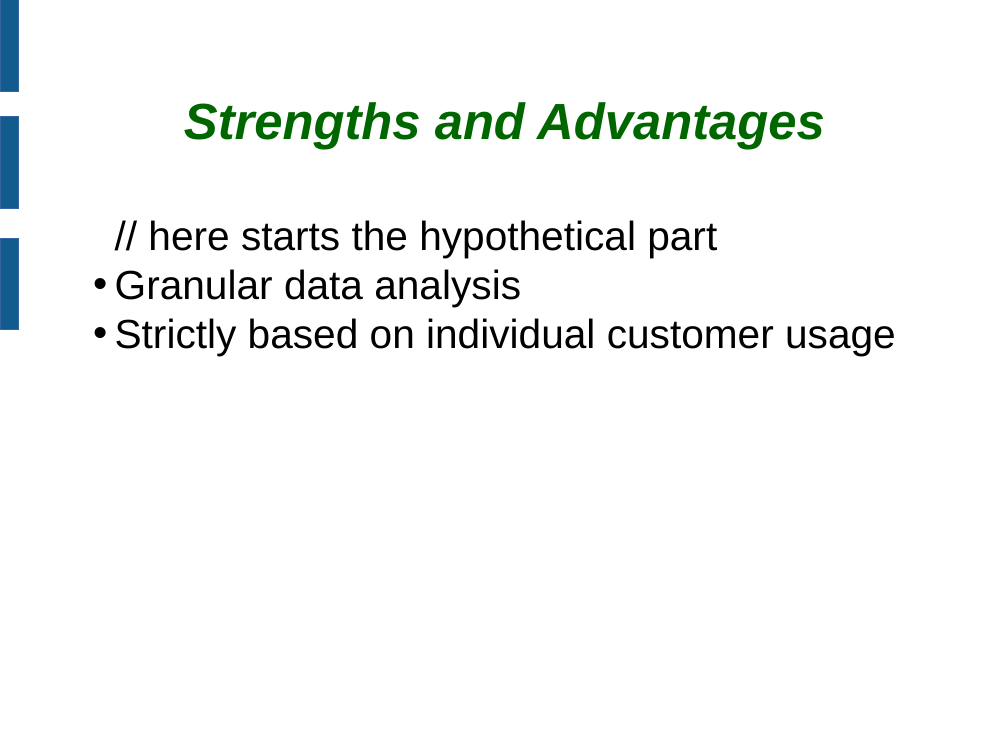
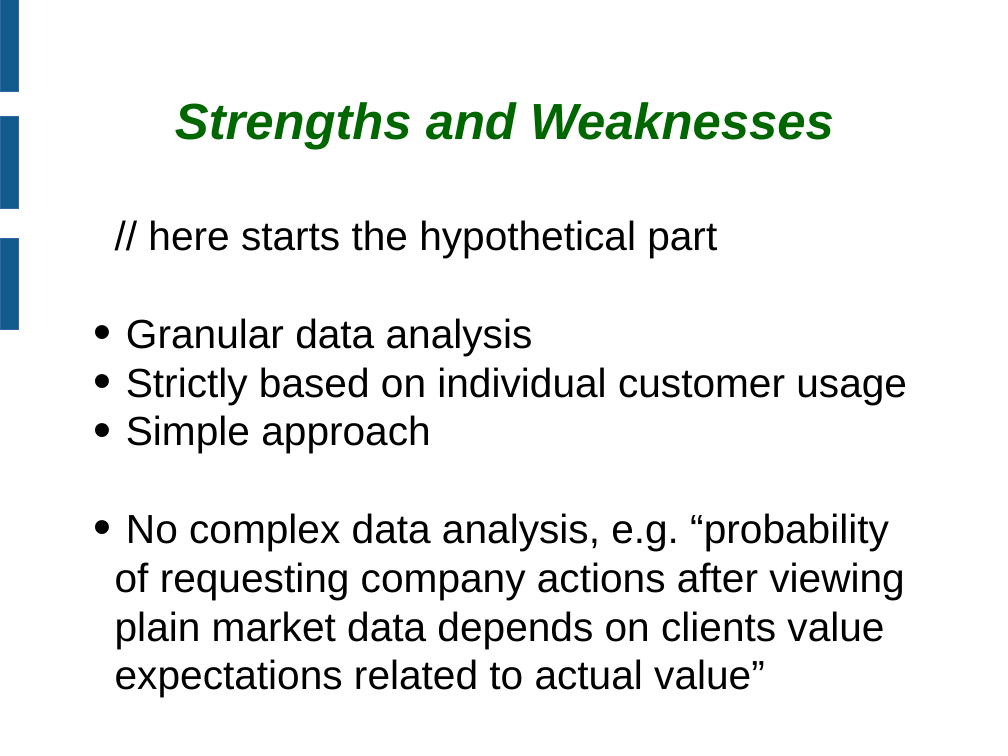
Before and after one commit to flosama/dataenlightenment, a slide deck: slide 4 of doc/presi.odp. Drawn at 1008x756 pixels with LibreOffice and Linux fonts; fonts in the diff are those of the drawing; background and template pictures are left out. Boxes give left, top, right and bottom in pixels: in the first picture for what was removed or moved away, otherwise in the second. Text is boxed around its words. In the diff, an @@ line names an element or a change of style, - is before the commit and + after.

```diff
--- a/doc/presi.odp
+++ b/doc/presi.odp
@@ title at box(175, 102, 834, 149): text changed @@
-Strengths and Advantages
+Strengths and Weaknesses
@@ text at box(115, 415, 904, 697): paragraphs added @@
+• Simple approach
+• No complex data analysis, e.g. “probability of requesting company actions after viewing plain market data depends on clients value expectations related to actual value”
```
Also in this commit, not shown: 1 other slide changed, 1 other file.
